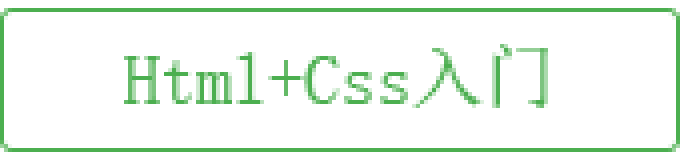
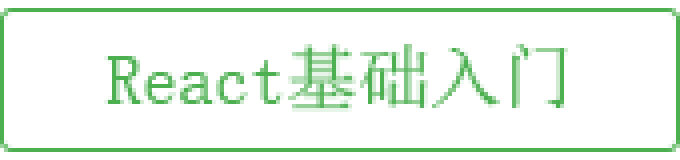
Layers edited between the first and the second 680×160 image:
renamed "Html+Css入门" to "React基础入门", painted on it over (104, 44, 568, 112)
